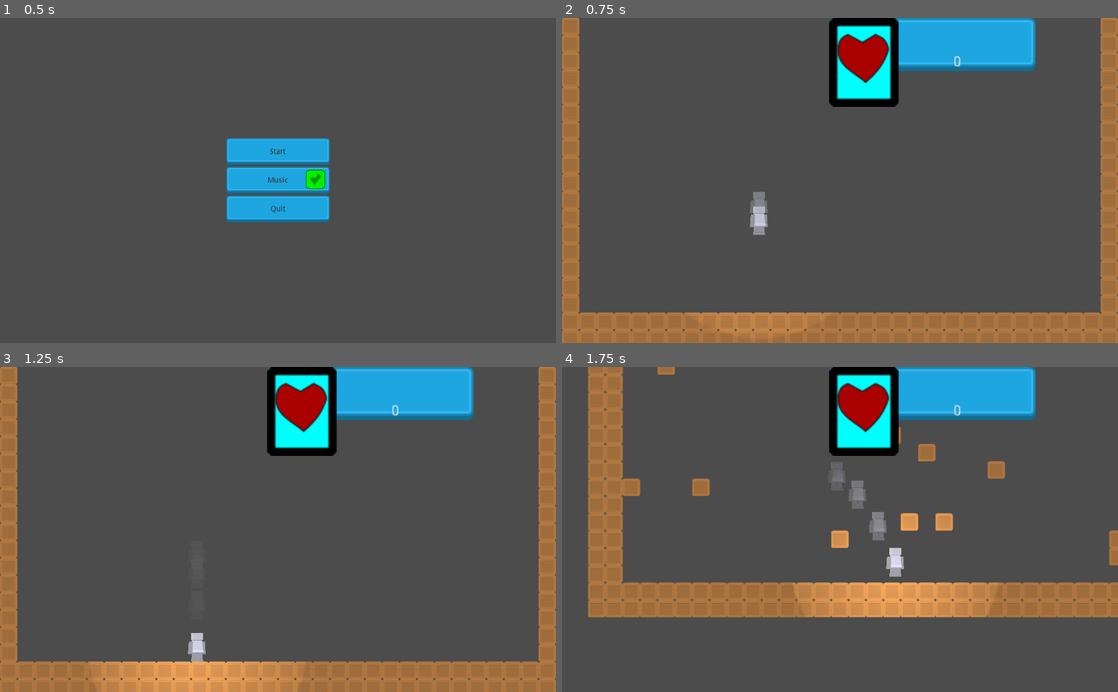
Above: before the commit, frames 1-4 (two rows, left to right).
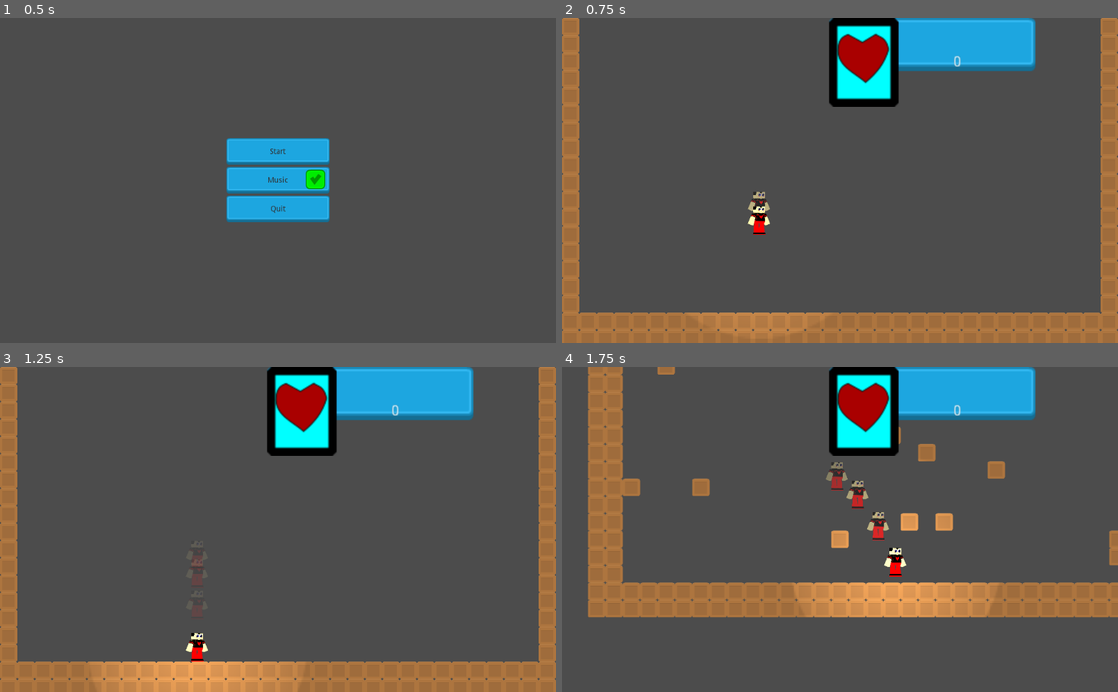
Above: after the commit, the same moments.

Repository: The-Godot-Jamers/LD42
Game: Godot game, scene res://scenes/startup.tscn
Same seed, same stepped clock (60 frames per second), same inputs: the game is played once before the commit and once after it.
Inputs:
- Up to frame 1 (0.5 s): no input
- Up to frame 2 (0.75 s): click "Start" at 0.5 s
- Up to frame 3 (1.25 s): no input
- Up to frame 4 (1.75 s): tap Enter (ui_accept) at 1.25, 1.52 s; hold Right (ui_right) from 1.28 s (still down); tap Tab (ui_focus_next) at 1.35 s

Frame 1 is identical in both runs. In frame 2, 0.4% of the frame differs, in the area x 33-38%, y 53-67%; in frame 3, 0.3%; in frame 4, 0.9%, in the area x 47-62%, y 29-65%.

Commit message:
all kindsa things

Diff:
--- a/animation/dummy.tscn
+++ b/animation/dummy.tscn
@@ -1,3 +1,3 @@
 [gd_scene format=2]
 
-[node name="dummy" type="Node" index="0"]
+[node name="dummy" type="Node"]
--- a/scenes/game.tscn
+++ b/scenes/game.tscn
@@ -1,9 +1,10 @@
-[gd_scene load_steps=8 format=2]
+[gd_scene load_steps=9 format=2]
 
 [ext_resource path="res://scripts/game.gd" type="Script" id=1]
 [ext_resource path="res://gfx/badgame.png" type="Texture" id=2]
-[ext_resource path="res://sfx/Powerup11.wav" type="AudioStream" id=3]
-[ext_resource path="res://sfx/Powerup2.wav" type="AudioStream" id=4]
+[ext_resource path="res://gfx/particle.png" type="Texture" id=3]
+[ext_resource path="res://sfx/Powerup11.wav" type="AudioStream" id=4]
+[ext_resource path="res://sfx/Powerup2.wav" type="AudioStream" id=5]
 
 [sub_resource type="RectangleShape2D" id=1]
 
@@ -39,6 +40,18 @@
 "transitions": PoolRealArray( 1, 1 ),
 "update": 1,
 "values": [ 32, 64 ]
+}
+tracks/2/type = "value"
+tracks/2/path = NodePath("sprite:modulate")
+tracks/2/interp = 1
+tracks/2/loop_wrap = true
+tracks/2/imported = false
+tracks/2/enabled = true
+tracks/2/keys = {
+"times": PoolRealArray( 0, 1 ),
+"transitions": PoolRealArray( 1, 1 ),
+"update": 0,
+"values": [ Color( 1, 1, 1, 1 ), Color( 1, 1, 1, 0.196078 ) ]
 }
 
 [sub_resource type="ParticlesMaterial" id=3]
@@ -69,7 +82,7 @@
 damping_random = 0.0
 angle = 0.0
 angle_random = 0.0
-scale = 1.0
+scale = 0.1
 scale_random = 0.0
 color = Color( 1, 1, 1, 1 )
 hue_variation = 0.0
@@ -79,9 +92,9 @@
 anim_offset = 0.0
 anim_offset_random = 0.0
 anim_loop = false
-_sections_unfolded = [ "Emission Shape", "Gravity", "Spread" ]
-
-[node name="game" type="RigidBody2D" groups=[
+_sections_unfolded = [ "Color", "Emission Shape", "Gravity", "Scale", "Spread" ]
+
+[node name="game" type="RigidBody2D" index="0" groups=[
 "balls",
 ]]
 
@@ -152,8 +165,8 @@
 [node name="Particles2D" type="Particles2D" parent="." index="4"]
 
 emitting = false
-amount = 64
-lifetime = 1.0
+amount = 32
+lifetime = 2.0
 one_shot = false
 preprocess = 0.0
 speed_scale = 1.0
@@ -165,22 +178,13 @@
 local_coords = false
 draw_order = 0
 process_material = SubResource( 3 )
-texture = null
+texture = ExtResource( 3 )
 normal_map = null
 h_frames = 1
 v_frames = 1
-_sections_unfolded = [ "Drawing", "Process Material", "Time" ]
+_sections_unfolded = [ "Drawing", "Process Material", "Textures", "Time" ]
 
 [node name="bling" type="AudioStreamPlayer" parent="." index="5"]
-
-stream = ExtResource( 3 )
-volume_db = 0.0
-pitch_scale = 1.0
-autoplay = false
-mix_target = 0
-bus = "Master"
-
-[node name="wompwomp" type="AudioStreamPlayer" parent="." index="6"]
 
 stream = ExtResource( 4 )
 volume_db = 0.0
@@ -189,6 +193,15 @@
 mix_target = 0
 bus = "Master"
 
+[node name="wompwomp" type="AudioStreamPlayer" parent="." index="6"]
+
+stream = ExtResource( 5 )
+volume_db = 0.0
+pitch_scale = 1.0
+autoplay = false
+mix_target = 0
+bus = "Master"
+
 [connection signal="body_entered" from="pickup_area" to="." method="_on_pickup_area_body_entered"]
 
 [connection signal="animation_finished" from="AnimationPlayer" to="." method="_on_AnimationPlayer_animation_finished"]
--- a/scenes/level2.tscn
+++ b/scenes/level2.tscn
@@ -4,7 +4,7 @@
 [ext_resource path="res://scenes/Player.tscn" type="PackedScene" id=2]
 [ext_resource path="res://tilesets/tiles.tres" type="TileSet" id=3]
 
-[node name="level2" type="Node" index="0"]
+[node name="level2" type="Node"]
 
 script = ExtResource( 1 )
 
--- a/scripts/Player.gd
+++ b/scripts/Player.gd
@@ -30,7 +30,7 @@
 		$AnimatedSprite.flip_h = false
 	elif Input.is_action_pressed("ui_left") and not Input.is_action_pressed("ui_right"):
 		motion.x = -speed
-		$AnimatedSprite.flip_h = false
+		$AnimatedSprite.flip_h = true
 	else:
 		motion.x = 0
 
Binary file changed: PlayerCharacterScaleTest.png
Binary file added: gfx/particle.png
Not shown, added: gfx/particle.png.import
